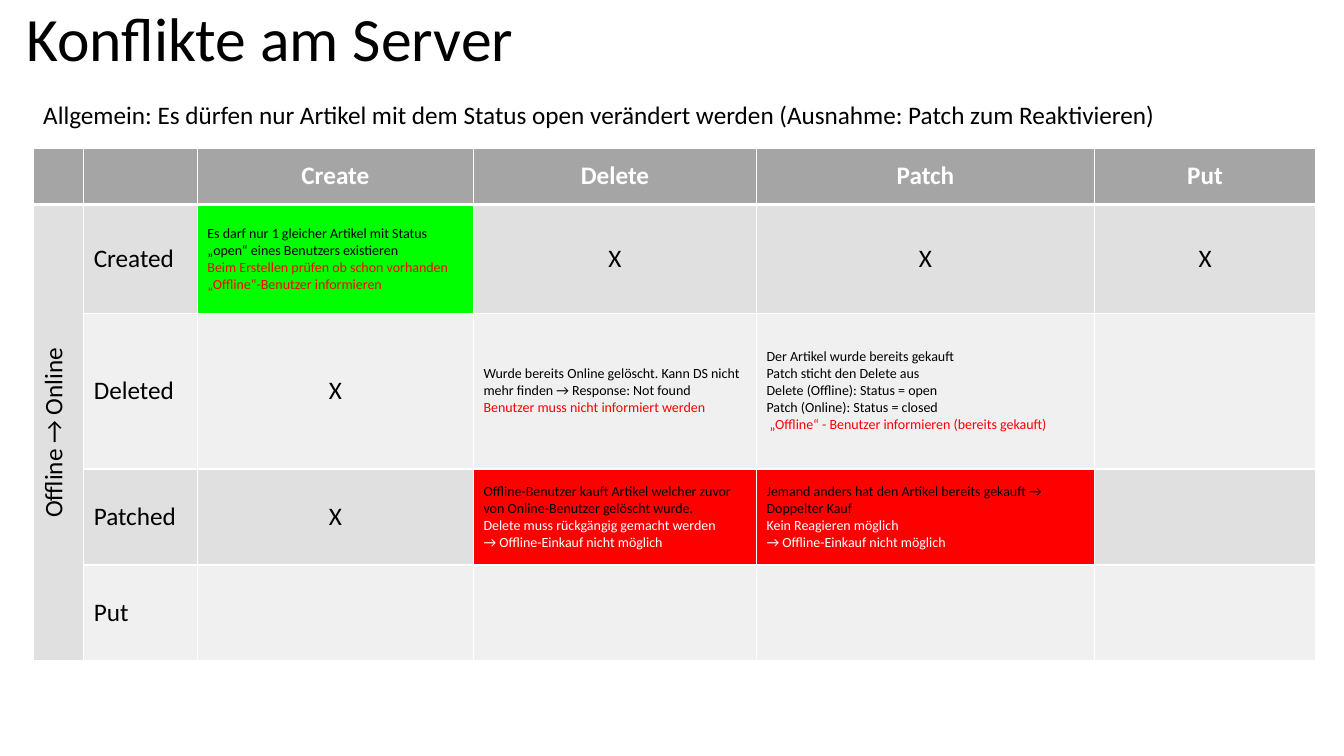
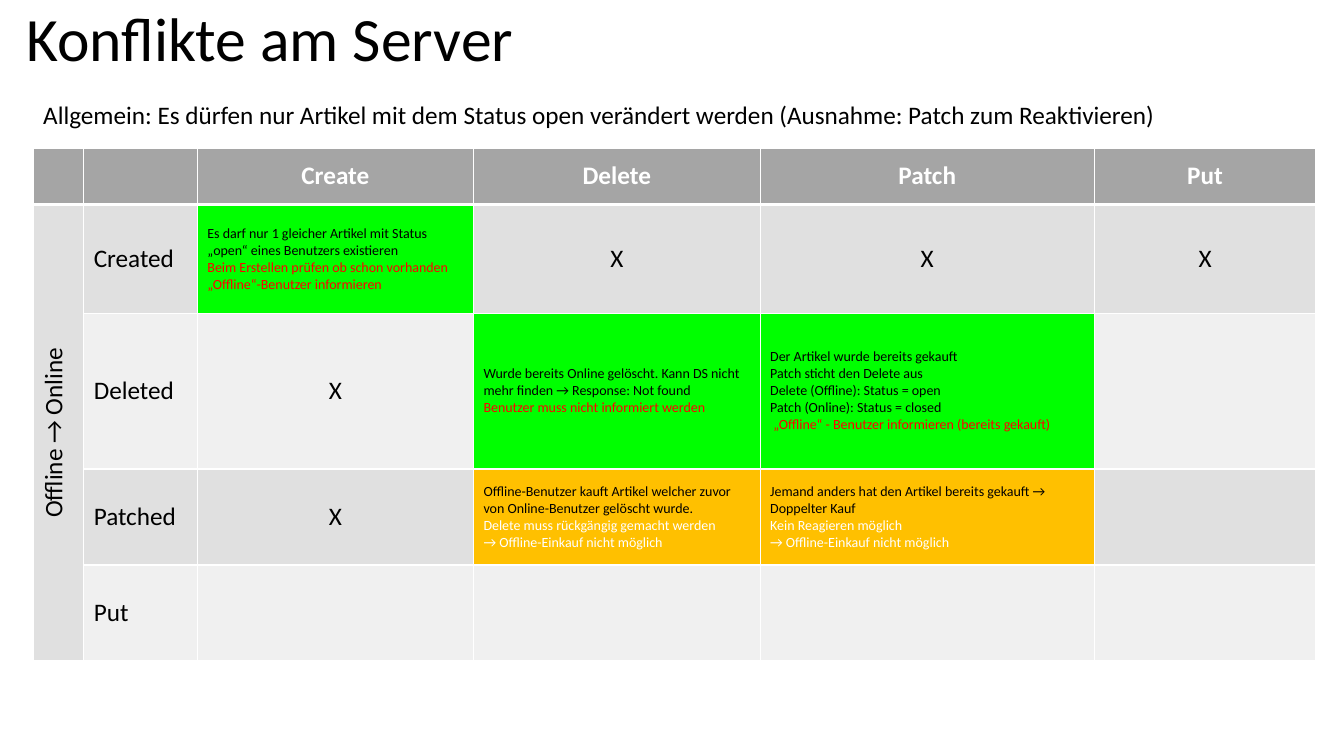
Before and after one commit to MarcoSch1988/mobilecomputing, a slide deck: slide 2 of 0_Dokumentation/Client.pptx. Drawn at 1344x756 pixels with LibreOffice and Linux fonts; fonts in the diff are those of the drawing. Boxes give left, top, right and bottom in pixels: in the first picture for what was removed or moved away, otherwise in the second. Text is boxed around its words. In the diff, an @@ line names an element or a change of style, - is before the commit and + after.

```diff
--- a/0_Dokumentation/Client.pptx
+++ b/0_Dokumentation/Client.pptx
@@ table at bbox=[33, 148, 1317, 661] @@
@@ fill #F0F0F0 to #00FF00 in 2 cells @@
@@ fill #FF0000 to #FFC000 in 2 cells @@
```
Also in this commit, not shown: 1 slide added, 5 other files.
